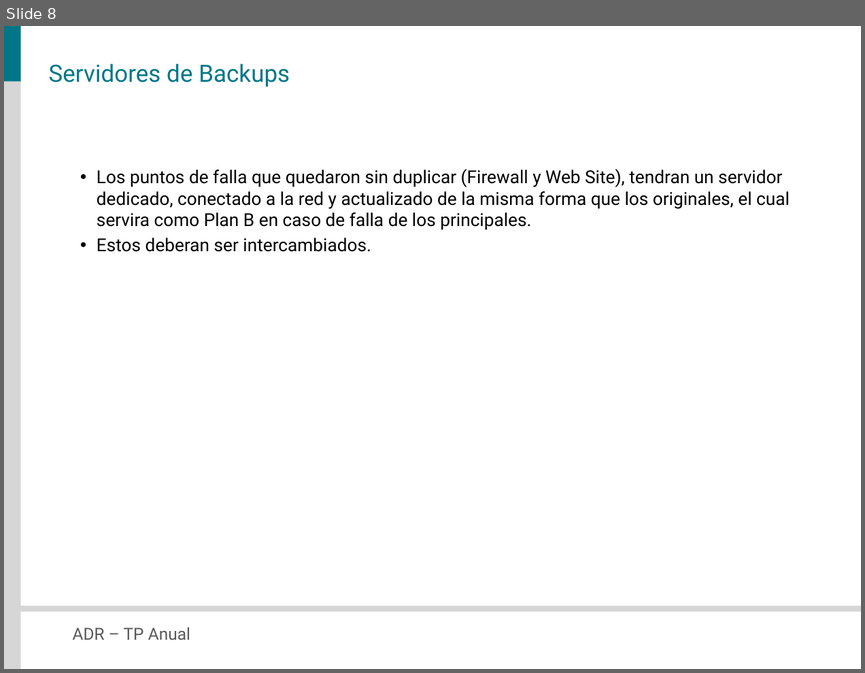
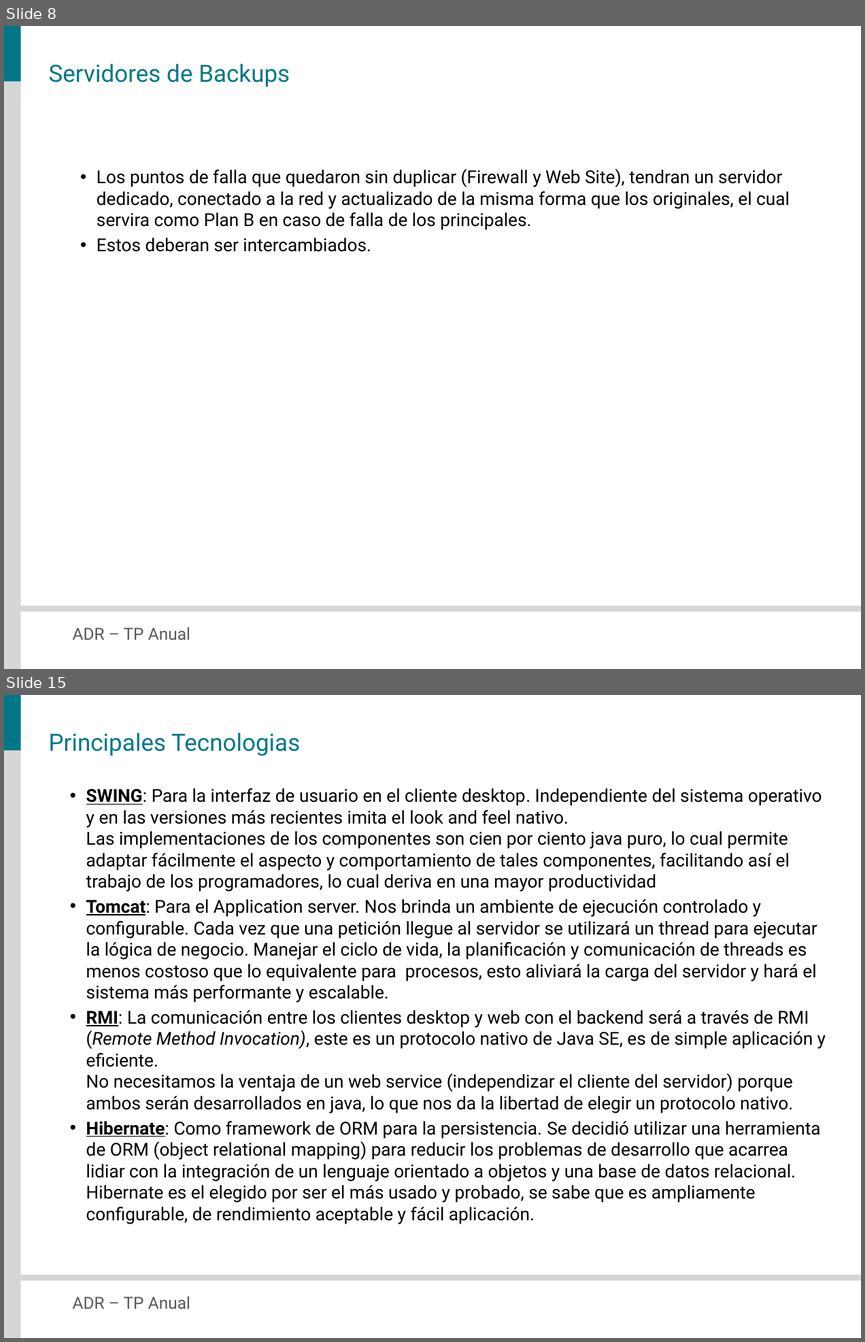
Before and after one commit to veritoreinoso/adr-2010, a slide deck: Presentacion.pptx. Shown one above the other, each under a label of ours: slide 8 before the commit, slides 8 and 15 after it; the slides between them are not shown. The pictures are 865x673 and 865x1342 pixels, drawn with LibreOffice and Linux fonts; fonts in the diff are those of the drawing. Boxes give left, top, right and bottom in pixels: in the first picture for what was removed or moved away, otherwise in the second. Text is boxed around its words. In the diff, an @@ line names an element or a change of style, - is before the commit and + after.

```diff
--- a/Presentacion.pptx
+++ b/Presentacion.pptx
@@ slide 15 added at (4, 695, 861, 1338), background #FFFFFF; not listed: 4 template elements that a slide beside it also shows @@
@@ title added at (49, 732, 300, 756), 20 pt, text #007788 @@
+Principales Tecnologias
@@ text added at (86, 788, 825, 1224), 15 pt, text #000000 @@
+• SWING: Para la interfaz de usuario en el cliente desktop. Independiente del sistema operativo y en las versiones más recientes imita el look and feel nativo.
+  Las implementaciones de los componentes son cien por ciento java puro, lo cual permite adaptar fácilmente el aspecto y comportamiento de tales componentes, facilitando así el trabajo de los programadores, lo cual deriva en una mayor productividad
+• Tomcat: Para el Application server. Nos brinda un ambiente de ejecución controlado y configurable. Cada vez que una petición llegue al servidor se utilizará un thread para ejecutar la lógica de negocio. Manejar el ciclo de vida, la planificación y comunicación de threads es menos costoso que lo equivalente para procesos, esto aliviará la carga del servidor y hará el sistema más performante y escalable.
+• RMI: La comunicación entre los clientes desktop y web con el backend será a través de RMI (Remote Method Invocation), este es un protocolo nativo de Java SE, es de simple aplicación y eficiente.
+  No necesitamos la ventaja de un web service (independizar el cliente del servidor) porque ambos serán desarrollados en java, lo que nos da la libertad de elegir un protocolo nativo.
+• Hibernate: Como framework de ORM para la persistencia. Se decidió utilizar una herramienta de ORM (object relational mapping) para reducir los problemas de desarrollo que acarrea lidiar con la integración de un lenguaje orientado a objetos y una base de datos relacional. Hibernate es el elegido por ser el más usado y probado, se sabe que es ampliamente configurable, de rendimiento aceptable y fácil aplicación.
```
Also in this commit, not shown: 2 slides changed, 7 other slides added, 1 slide removed, 1 other file.
